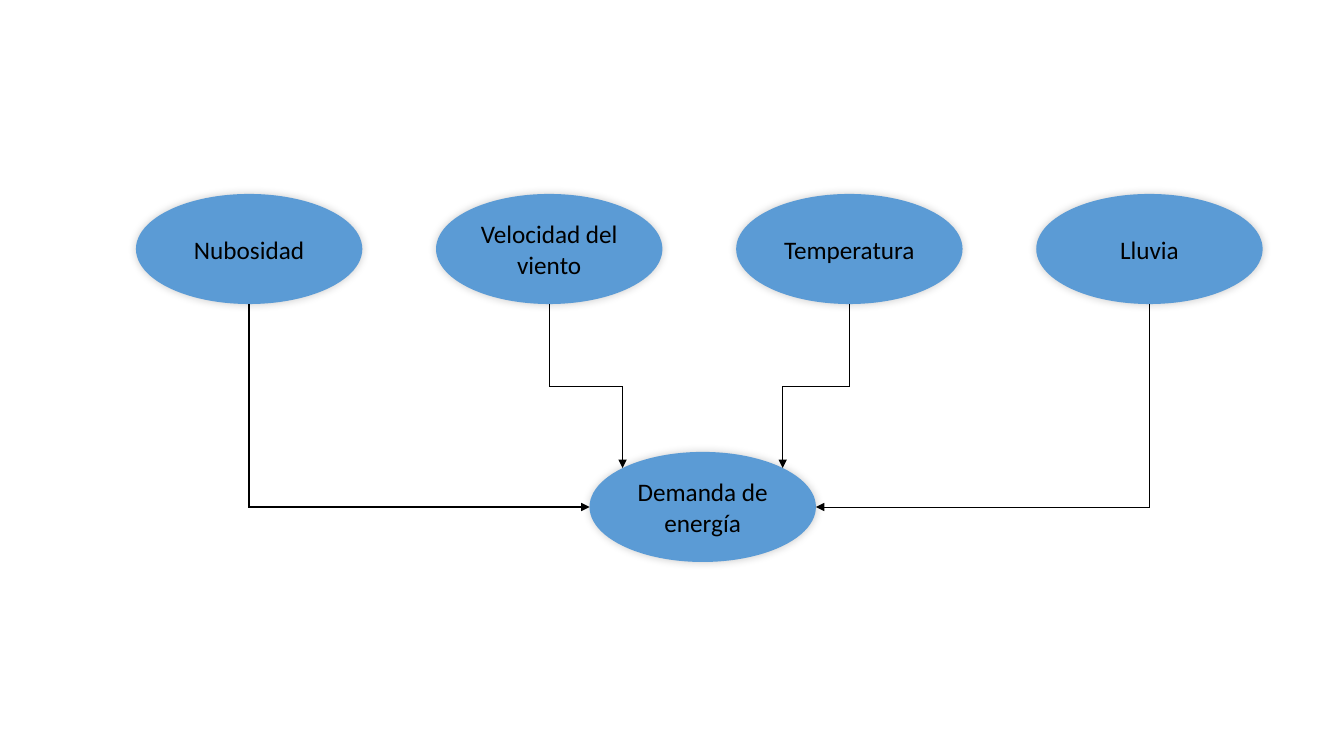
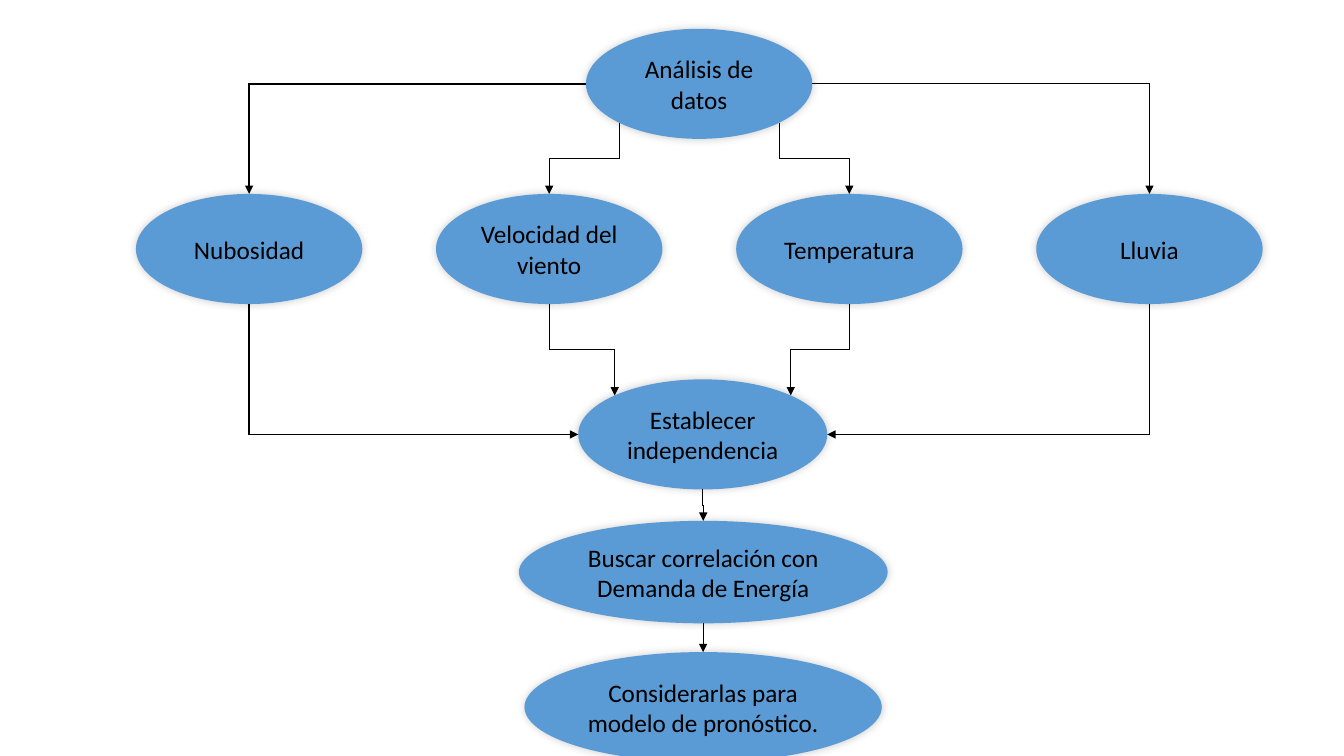
Before and after one commit to ramirezdiana/Proyecto-Simulacion-Tema2, a slide deck: slide 1 of Presentacion Nodos.pptx. Drawn at 1344x756 pixels with LibreOffice and Linux fonts; fonts in the diff are those of the drawing. Boxes give left, top, right and bottom in pixels: in the first picture for what was removed or moved away, otherwise in the second. Text is boxed around its words. In the diff, an @@ line names an element or a change of style, - is before the commit and + after.

```diff
--- a/Presentacion Nodos.pptx
+++ b/Presentacion Nodos.pptx
@@ ellipse added at box(586, 29, 813, 139), fill #5B9BD5, 18 pt, text #000000 @@
+Análisis de datos
@@ elbow arrow added from (586, 84) to (249, 194), #000000 1 pt @@
@@ elbow arrow added from (813, 84) to (1149, 194), #000000 0.5 pt @@
@@ elbow arrow added from (619, 123) to (549, 194), #000000 0.5 pt @@
@@ elbow arrow added from (779, 123) to (850, 194), #000000 0.5 pt @@
@@ elbow arrow moved from (249, 304) - (590, 507) to (249, 304) - (579, 435) @@
@@ elbow arrow moved from (549, 304) - (623, 468) to (549, 304) - (615, 395) @@
@@ elbow arrow moved from (850, 304) - (783, 468) to (850, 304) - (790, 395) @@
@@ elbow arrow moved from (1149, 304) - (816, 507) to (1149, 304) - (828, 435) @@
@@ ellipse added at box(579, 379, 828, 489), fill #5B9BD5, 18 pt, text #000000 @@
+Establecer independencia
@@ elbow arrow added from (703, 490) to (704, 521), #000000 0.5 pt @@
@@ ellipse "Buscar correlación con Demanda de ...": place and size @@
-ellipse "Buscar correlación con Demanda de ..." at box(590, 452, 817, 562)
+ellipse "Buscar correlación con Demanda de ..." at box(519, 521, 888, 624)
@@ text in ellipse at box(588, 549, 818, 602): text changed @@
-Demanda de energía
+Buscar correlación con Demanda de Energía
@@ elbow arrow added from (704, 623) to (704, 652), #000000 0.5 pt @@
@@ ellipse added at box(524, 652, 882, 756), fill #5B9BD5, 18 pt, text #000000 @@
+Considerarlas para modelo de pronóstico.
```
Also in this commit, not shown: 2 other files.
